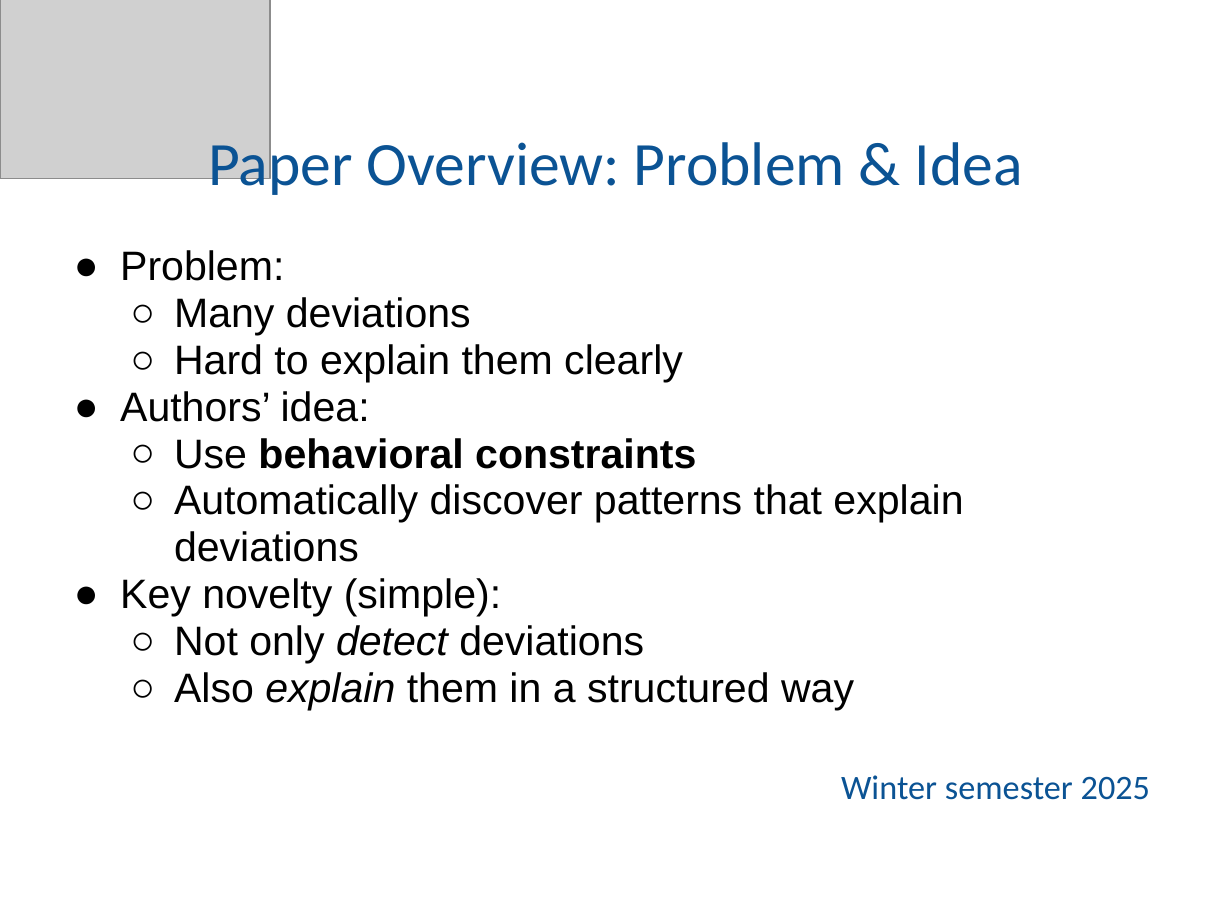
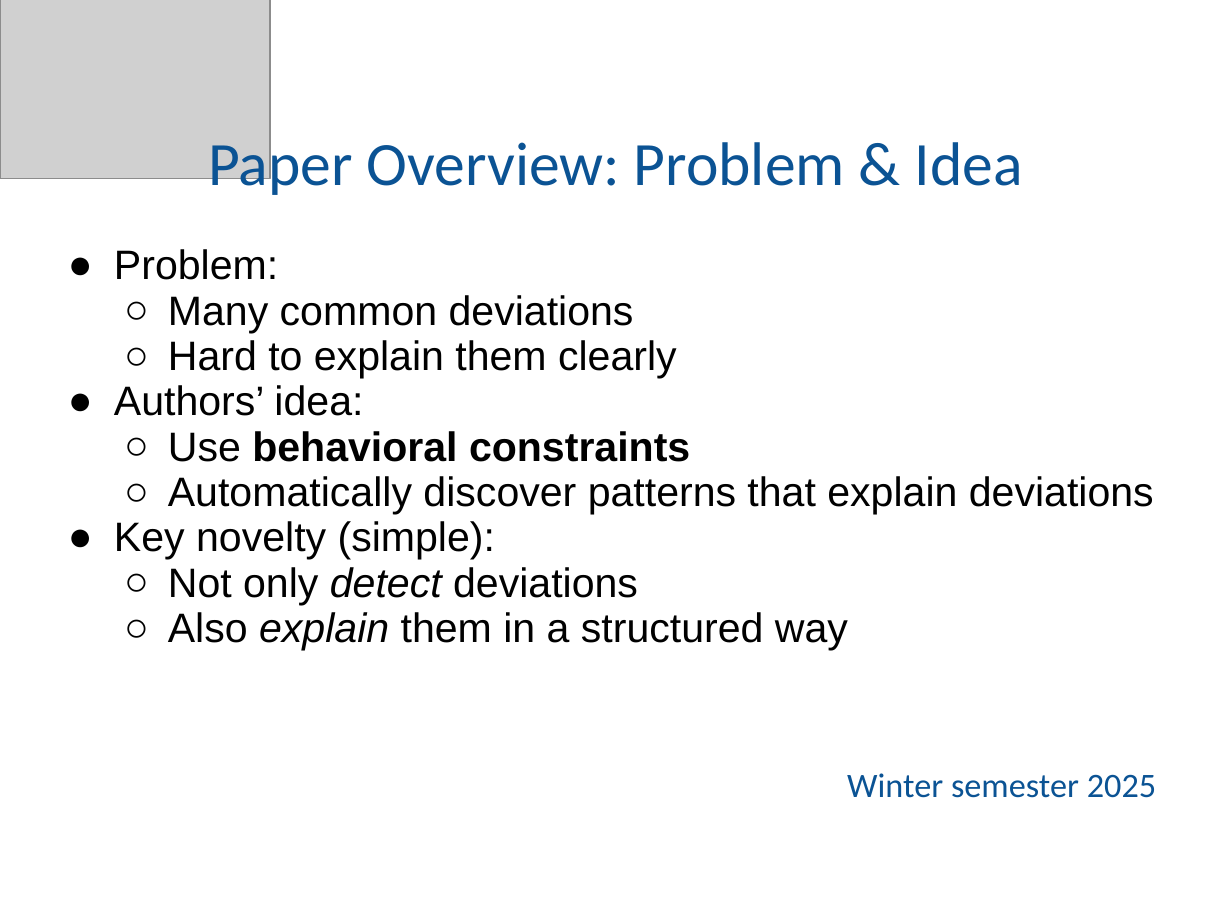
Before and after one commit to knikzad/process-mining-conformance-diagnostics-replication, a slide deck: slide 3 of presentation/Replication_Presentation.pptx. Drawn at 1232x924 pixels with LibreOffice and Linux fonts; fonts in the diff are those of the drawing; grey boxes stand for pictures. Boxes give left, top, right and bottom in pixels: in the first picture for what was removed or moved away, otherwise in the second. Text is boxed around its words. In the diff, an @@ line names an element or a change of style, - is before the commit and + after.

```diff
--- a/presentation/Replication_Presentation.pptx
+++ b/presentation/Replication_Presentation.pptx
@@ text at bbox=[114, 249, 1156, 798]: line spacing 0.95 to 0.92; indent changed @@
@@ text at bbox=[168, 295, 634, 333]: text changed @@
-  ○ Many deviations
+  ○ Many common deviations
```
Also in this commit, not shown: 11 other slides changed, 2 slides added, 1 other file.
